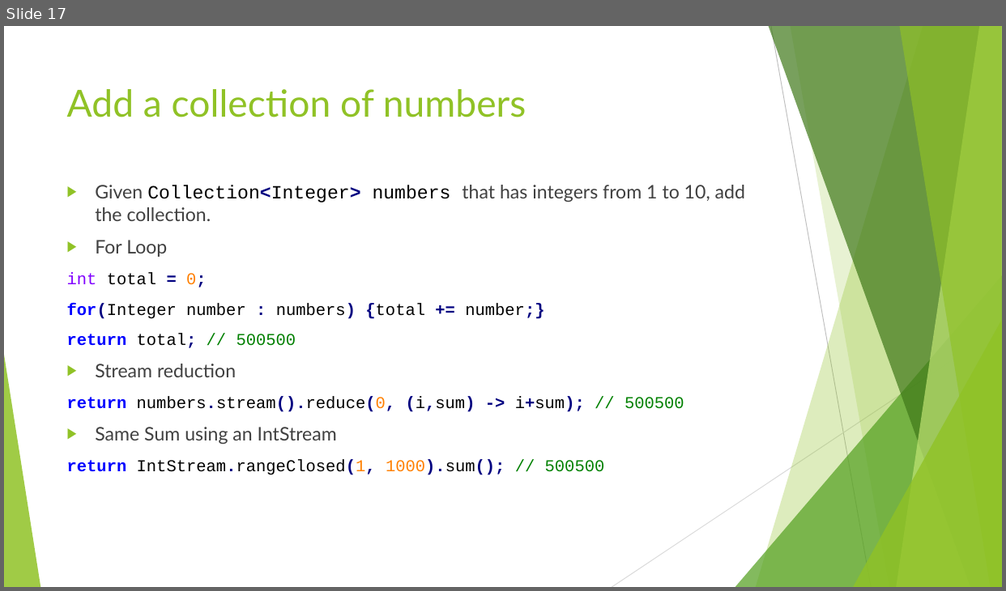
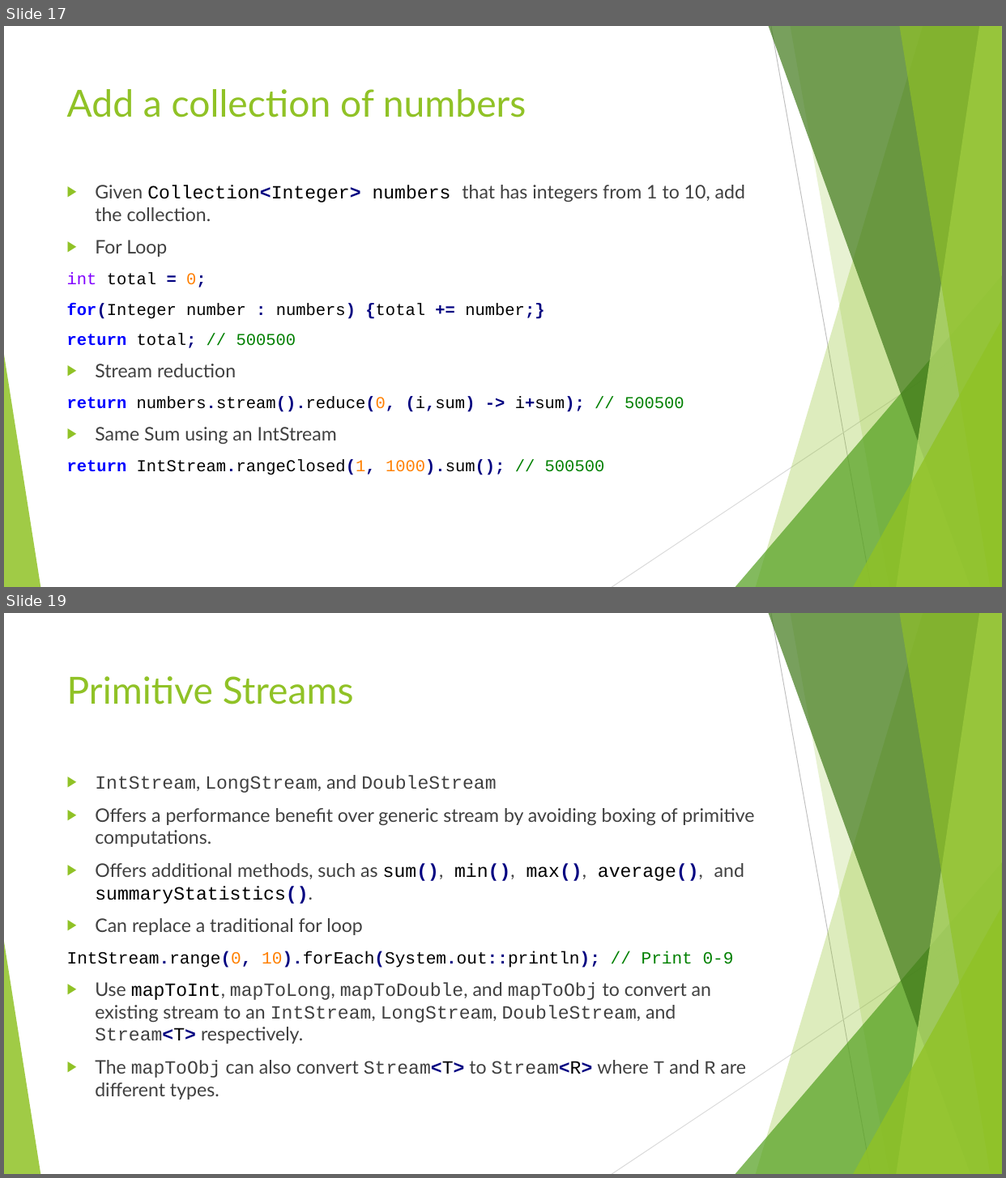
Before and after one commit to RichardRoda/2017-CodePaLOUsa-Lambda, a slide deck: Learning to Love the Lambda in the Stream.pptx. Shown one above the other, each under a label of ours: slide 17 before the commit, slides 17 and 19 after it; the slides between them are not shown. The pictures are 1006x591 and 1006x1178 pixels, drawn with LibreOffice and Linux fonts; fonts in the diff are those of the drawing. Boxes give left, top, right and bottom in pixels: in the first picture for what was removed or moved away, otherwise in the second. Text is boxed around its words. In the diff, an @@ line names an element or a change of style, - is before the commit and + after.

Commit message:
Add predicate to filter results in the stream.  TODO: Clean up previous slides: Make all mentions of Java classes use the Courier new font with syntax highlighting to be consistent with other code mentions.  Next up: partitioning and grouping the stream.

```diff
--- a/Learning to Love the Lambda in the Stream.pptx
+++ b/Learning to Love the Lambda in the Stream.pptx
@@ slide 19 added at (4,613,1002,1174), background #FFFFFF; not listed: 10 template elements that a slide beside it also shows @@
@@ title added at (67,676,354,705), 36 pt, text #90C226 @@
+Primitive Streams
@@ text added at (67,775,754,1100), 18 pt, text #404040 @@
+▶ IntStream, LongStream, and DoubleStream
+▶ Offers a performance benefit over generic stream by avoiding boxing of primitive computations.
+▶ Offers additional methods, such as sum(), min(), max(), average(), and summaryStatistics().
+▶ Can replace a traditional for loop
+IntStream.range(0, 10).forEach(System.out::println); // Print 0-9
+▶ Use mapToInt, mapToLong, mapToDouble, and mapToObj to convert an existing stream to an IntStream, LongStream, DoubleStream, and Stream<T> respectively.
+▶ The mapToObj can also convert Stream<T> to Stream<R> where T and R are different types.
```
Also in this commit, not shown: 2 slides changed, 3 other files.
